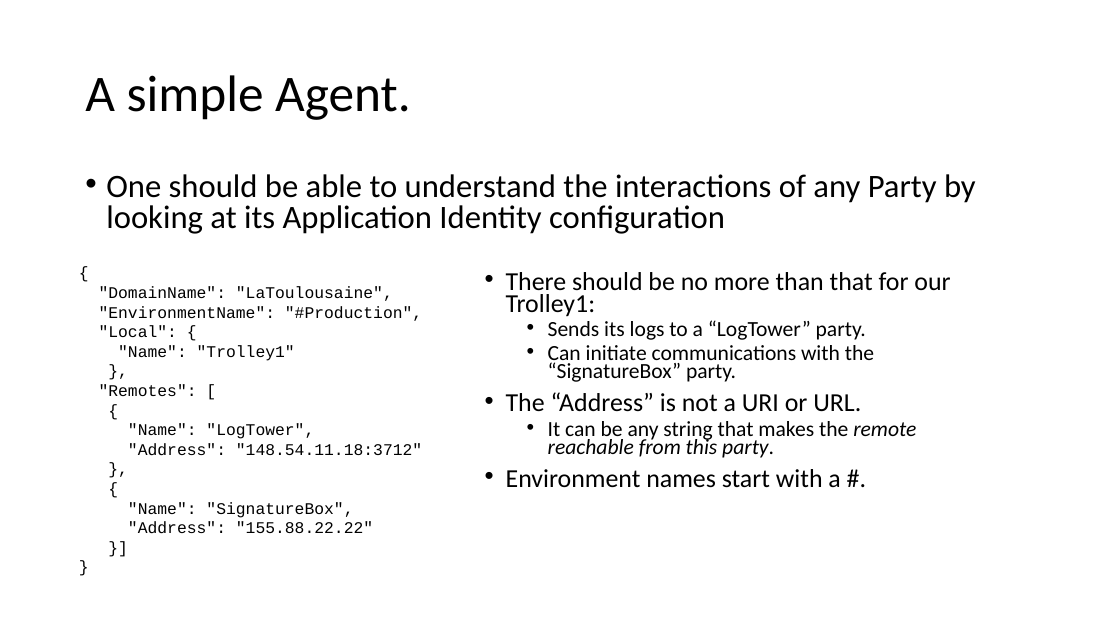
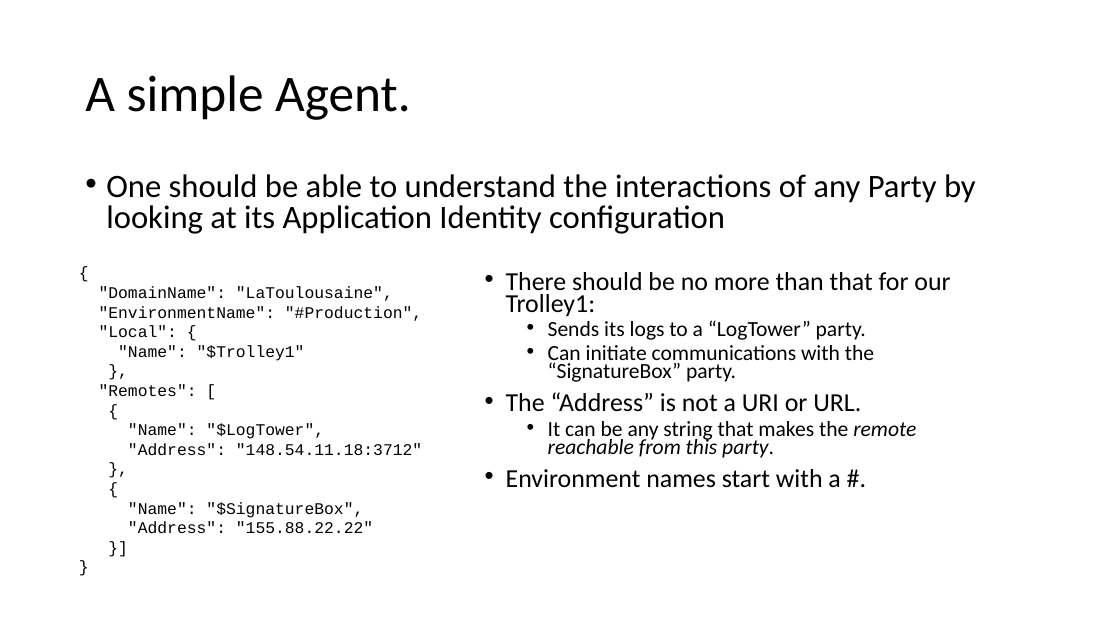
Before and after one commit to signature-opensource/CK-AppIdentity-Transport, a slide deck: slide 7 of Doc/CK-AppIdentity.pptx (slide 5 before the commit). Drawn at 1120x630 pixels with LibreOffice and Linux fonts; fonts in the diff are those of the drawing. Boxes give left, top, right and bottom in pixels: in the first picture for what was removed or moved away, otherwise in the second. Text is boxed around its words. In the diff, an @@ line names an element or a change of style, - is before the commit and + after.

Commit message:
WIP. Removed "Domain". Model should be a simpler Composite...
A Remotes should be IRemote[].
IRemote should have 2 specialisations:
- The IRemoteDomain
- The IRemoteParty

Composite should be handled at Configuration level (parallel
model).

```diff
--- a/Doc/CK-AppIdentity.pptx
+++ b/Doc/CK-AppIdentity.pptx
@@ text at box(118, 345, 305, 361): text changed @@
-"Name": "Trolley1"
+"Name": "$Trolley1"
@@ text at box(128, 423, 324, 439): text changed @@
-"Name": "LogTower",
+"Name": "$LogTower",
@@ text at box(128, 502, 363, 518): text changed @@
-"Name": "SignatureBox",
+"Name": "$SignatureBox",
```
Also in this commit, not shown: 7 other slides changed, 9 slides added, 1 slide removed, 33 other files.
